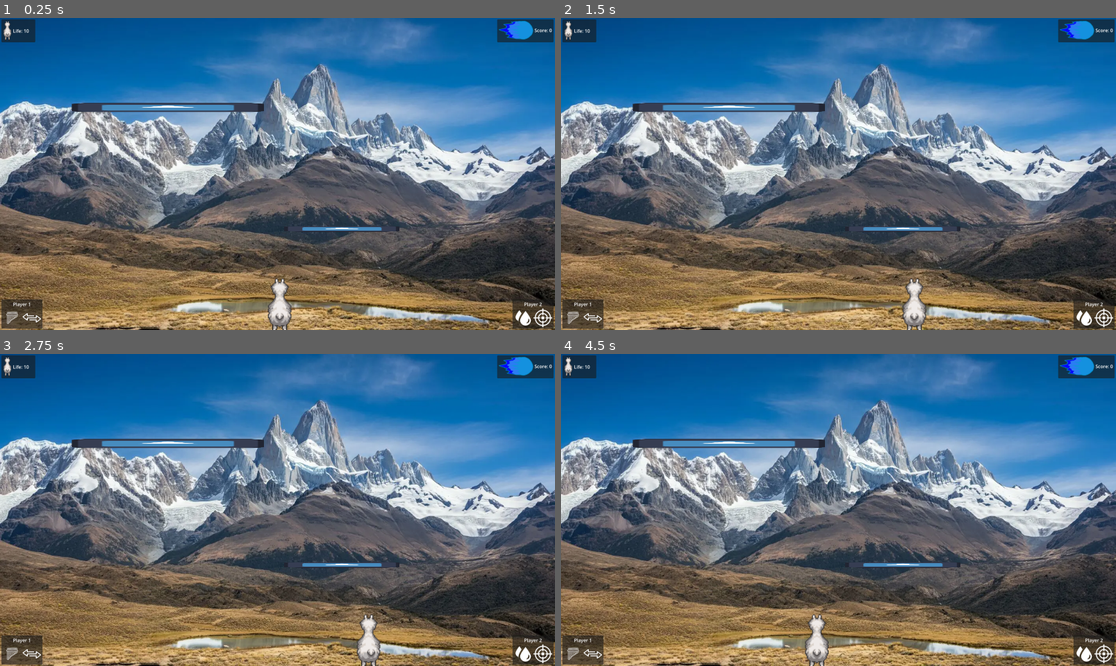
Above: before the commit, frames 1-4 (two rows, left to right).
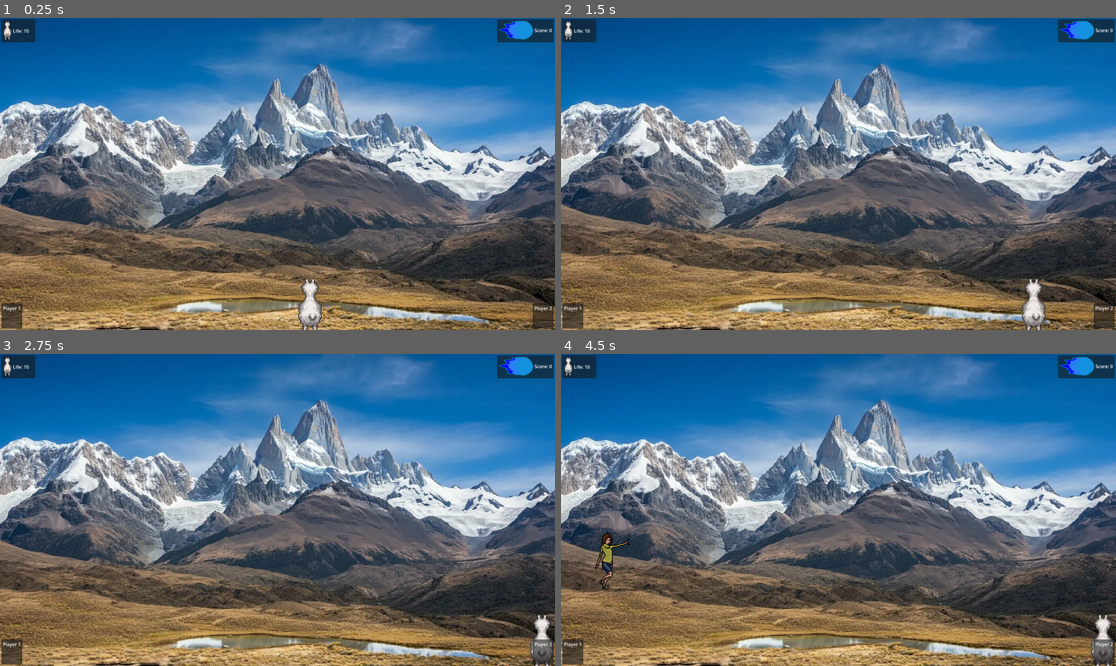
Above: after the commit, the same moments.

Repository: FabienSchmitt/Split
Game: Godot game, scene res://scenes/main/level1.tscn
Two runs of this game, one before a commit and one after it. Both use one fixed random seed, a clock stepped at 60 frames per second and the inputs below. Before the commit the project starts from res://scenes/Tests/main_test.tscn. The engine's default icon, where the game draws it, is replaced by a stand-in: a white triangle on a blue panel in a dark square. Sound files missing from this copy of the repository are replaced by a short silence.
Inputs:
- Up to frame 1 (0.25 s): no input
- Up to frame 2 (1.5 s): hold D (p1_move_right) 0.53-1.28 s; tap Space (p1_shoot) at 0.6 s; tap Down (p1_aim_down, bound only after the commit) at 0.8, 1.35 s; hold A (p1_move_left) from 1.28 s (still down)
- Up to frame 3 (2.75 s): tap Left (p1_aim_left, bound only after the commit) at 1.55, 2.1 s; release A (p1_move_left) at 2.03 s; hold D (p1_move_right) from 2.03 s (still down); tap Right (p1_aim_right, bound only after the commit) at 2.3 s
- Up to frame 4 (4.5 s): release D (p1_move_right) at 2.78 s; hold W (p1_move_up) 2.78-3.53 s; tap Right (p1_aim_right, bound only after the commit) at 2.85 s; tap Up (p1_aim_up, bound only after the commit) at 3.05, 3.6 s; hold A (p1_move_left) from 3.53 s (still down); tap Space (p1_shoot) at 3.8 s; tap Shift (p1_charge) at 4.35 s

The runs differ from the first frame. In frame 1, 3.0% of the frame differs, in the area x 0-100%, y 27-100%; in frame 2, 3.0%; in frame 3, 2.8%; in frame 4, 3.2%.
Error after the commit: Parse Error: Expected variable name after "var". (res://scripts/player/multiplayer_handler.gd:14)

Commit message:
adding new controls

Diff:
--- a/project.godot
+++ b/project.godot
@@ -11,7 +11,7 @@
 [application]
 
 config/name="Sp(l)it"
-run/main_scene="uid://co4gsgq04auk1"
+run/main_scene="uid://23kblqki5r8k"
 config/features=PackedStringArray("4.7", "GL Compatibility")
 boot_splash/bg_color=Color(0, 0, 0, 1)
 boot_splash/show_image=false
@@ -149,6 +149,50 @@
 "events": [Object(InputEventJoypadButton,"resource_local_to_scene":false,"resource_name":"","device":1,"button_index":0,"pressure":0.0,"pressed":false,"script":null)
 ]
 }
+p1_aim_right={
+"deadzone": 0.2,
+"events": [Object(InputEventKey,"resource_local_to_scene":false,"resource_name":"","device":-1,"window_id":0,"alt_pressed":false,"shift_pressed":false,"ctrl_pressed":false,"meta_pressed":false,"pressed":false,"keycode":0,"physical_keycode":4194321,"key_label":0,"unicode":0,"location":0,"echo":false,"script":null)
+, Object(InputEventJoypadMotion,"resource_local_to_scene":false,"resource_name":"","device":0,"axis":2,"axis_value":1.0,"script":null)
+]
+}
+p1_aim_left={
+"deadzone": 0.2,
+"events": [Object(InputEventKey,"resource_local_to_scene":false,"resource_name":"","device":-1,"window_id":0,"alt_pressed":false,"shift_pressed":false,"ctrl_pressed":false,"meta_pressed":false,"pressed":false,"keycode":0,"physical_keycode":4194319,"key_label":0,"unicode":0,"location":0,"echo":false,"script":null)
+, Object(InputEventJoypadMotion,"resource_local_to_scene":false,"resource_name":"","device":0,"axis":2,"axis_value":-1.0,"script":null)
+]
+}
+p1_aim_up={
+"deadzone": 0.2,
+"events": [Object(InputEventKey,"resource_local_to_scene":false,"resource_name":"","device":-1,"window_id":0,"alt_pressed":false,"shift_pressed":false,"ctrl_pressed":false,"meta_pressed":false,"pressed":false,"keycode":0,"physical_keycode":4194320,"key_label":0,"unicode":0,"location":0,"echo":false,"script":null)
+, Object(InputEventJoypadMotion,"resource_local_to_scene":false,"resource_name":"","device":0,"axis":3,"axis_value":-1.0,"script":null)
+]
+}
+p1_aim_down={
+"deadzone": 0.2,
+"events": [Object(InputEventKey,"resource_local_to_scene":false,"resource_name":"","device":-1,"window_id":0,"alt_pressed":false,"shift_pressed":false,"ctrl_pressed":false,"meta_pressed":false,"pressed":false,"keycode":0,"physical_keycode":4194322,"key_label":0,"unicode":0,"location":0,"echo":false,"script":null)
+, Object(InputEventJoypadMotion,"resource_local_to_scene":false,"resource_name":"","device":0,"axis":3,"axis_value":1.0,"script":null)
+]
+}
+p2_aim_right={
+"deadzone": 0.2,
+"events": [Object(InputEventJoypadMotion,"resource_local_to_scene":false,"resource_name":"","device":1,"axis":2,"axis_value":1.0,"script":null)
+]
+}
+p2_aim_left={
+"deadzone": 0.2,
+"events": [Object(InputEventJoypadMotion,"resource_local_to_scene":false,"resource_name":"","device":1,"axis":2,"axis_value":-1.0,"script":null)
+]
+}
+p2_aim_down={
+"deadzone": 0.2,
+"events": [Object(InputEventJoypadMotion,"resource_local_to_scene":false,"resource_name":"","device":1,"axis":3,"axis_value":1.0,"script":null)
+]
+}
+p2_aim_up={
+"deadzone": 0.2,
+"events": [Object(InputEventJoypadMotion,"resource_local_to_scene":false,"resource_name":"","device":1,"axis":3,"axis_value":-1.0,"script":null)
+]
+}
 
 [physics]
 
--- a/scenes/main/level1.tscn
+++ b/scenes/main/level1.tscn
@@ -7,6 +7,7 @@
 [ext_resource type="PackedScene" uid="uid://xks1oo2wbd47" path="res://scenes/tourist_spawn_point.tscn" id="3_g61pb"]
 [ext_resource type="PackedScene" uid="uid://kfklb8l882ft" path="res://scenes/player/playerHUD.tscn" id="4_l3cfh"]
 [ext_resource type="PackedScene" uid="uid://djkrgaur87bom" path="res://scenes/player/coffee_spawner.tscn" id="4_u0c75"]
+[ext_resource type="PackedScene" uid="uid://crkp1mcjjnj04" path="res://scenes/ui/multiplayer_hud.tscn" id="8_0tr4h"]
 
 [sub_resource type="RectangleShape2D" id="RectangleShape2D_tourist_bottom_left"]
 size = Vector2(509, 11.5)
@@ -39,6 +40,7 @@
 
 [node name="Player" parent="." unique_id=848951361 instance=ExtResource("1_iuonh")]
 position = Vector2(0, 462)
+is_multiplayer = true
 
 [node name="CoffeeSpawner" parent="." unique_id=2033986346 instance=ExtResource("4_u0c75")]
 
@@ -173,6 +175,8 @@
 
 [node name="PlayerHud" parent="UI" unique_id=1671160535 instance=ExtResource("4_l3cfh")]
 
+[node name="MultiplayerHUD" parent="UI" unique_id=1016542195 instance=ExtResource("8_0tr4h")]
+
 [editable path="Tourists/Left_bottom/TouristSpawnPoint"]
 [editable path="Tourists/Left_up/TouristSpawnPoint"]
 [editable path="Tourists/Right_bottom/TouristSpawnPoint"]
--- /dev/null
+++ b/scenes/main/main.tscn
@@ -0,0 +1,56 @@
+[gd_scene format=3 uid="uid://b8ifgxbri6gd8"]
+
+[ext_resource type="PackedScene" uid="uid://dlsjbkug74opl" path="res://scenes/player/lama.tscn" id="1_iuonh"]
+[ext_resource type="Texture2D" uid="uid://bywn8rp8ya0l5" path="res://resources/background-with-human.png" id="1_k2fmo"]
+[ext_resource type="PackedScene" uid="uid://cbkbhmpeop5u5" path="res://scenes/ui/ui_manager.tscn" id="2_iuonh"]
+[ext_resource type="PackedScene" uid="uid://kfklb8l882ft" path="res://scenes/player/playerHUD.tscn" id="4_l3cfh"]
+[ext_resource type="PackedScene" uid="uid://crkp1mcjjnj04" path="res://scenes/ui/multiplayer_hud.tscn" id="5_6q06x"]
+
+[sub_resource type="RectangleShape2D" id="RectangleShape2D_lo2sf"]
+size = Vector2(8, 1081)
+
+[sub_resource type="RectangleShape2D" id="RectangleShape2D_3gdql"]
+size = Vector2(1939, 11)
+
+[node name="Main scene" type="Node2D" unique_id=1889810806]
+
+[node name="Camera2D" type="Camera2D" parent="." unique_id=830249753]
+
+[node name="Sprite2D" type="Sprite2D" parent="." unique_id=215720076]
+texture = ExtResource("1_k2fmo")
+
+[node name="Player" parent="." unique_id=848951361 instance=ExtResource("1_iuonh")]
+position = Vector2(0, 462)
+
+[node name="WallLeft" type="Area2D" parent="." unique_id=101412576]
+position = Vector2(-962, 0)
+
+[node name="CollisionShape2D" type="CollisionShape2D" parent="WallLeft" unique_id=761472731]
+position = Vector2(3, -5.5)
+shape = SubResource("RectangleShape2D_lo2sf")
+
+[node name="WallRight" type="Area2D" parent="." unique_id=185674445]
+position = Vector2(960, 0)
+
+[node name="CollisionShape2D" type="CollisionShape2D" parent="WallRight" unique_id=1409025838]
+position = Vector2(3, -5.5)
+shape = SubResource("RectangleShape2D_lo2sf")
+
+[node name="WallUp" type="Area2D" parent="." unique_id=1596785146]
+position = Vector2(0, -538)
+
+[node name="CollisionShape2D" type="CollisionShape2D" parent="WallUp" unique_id=648762603]
+position = Vector2(0.5, -4.5)
+shape = SubResource("RectangleShape2D_3gdql")
+
+[node name="CanvasLayer" type="CanvasLayer" parent="." unique_id=543200367]
+
+[node name="ui_manager" parent="CanvasLayer" unique_id=1183294465 instance=ExtResource("2_iuonh")]
+offset_left = 1.0
+offset_top = -6.0
+offset_right = 1.0
+offset_bottom = -6.0
+
+[node name="PlayerHud" parent="." unique_id=1671160535 instance=ExtResource("4_l3cfh")]
+
+[node name="MultiplayerHUD" parent="." unique_id=497156410 instance=ExtResource("5_6q06x")]
--- a/scripts/autoload/game_manager.gd
+++ b/scripts/autoload/game_manager.gd
@@ -54,3 +54,6 @@
 	if is_game_over:
 		return
 	current_life += value
+
+func change_player_control():
+	MultiplayerHandler.mix_controller()
--- a/scripts/player/multiplayer_handler.gd
+++ b/scripts/player/multiplayer_handler.gd
@@ -1,16 +1,22 @@
 extends Node
 
-enum ACTION {SHOOT, MOVE, AIM, CHARGE}
-enum PLAYER {ONE, TWO}
+enum ACTION {SHOOT, MOVE, AIM, CHARGE, SHUFFLE}
+enum PLAYER {ONE, TWO, UNDEFINED}
 
 var  player_actions: Dictionary[ACTION, PLAYER] = {
 	ACTION.SHOOT:  PLAYER.TWO,
 	ACTION.MOVE: PLAYER.ONE,
 	ACTION.AIM: PLAYER.TWO,
-	ACTION.CHARGE: PLAYER.ONE
+	ACTION.CHARGE: PLAYER.ONE,
+	ACTION.SHUFFLE: PLAYER.UNDEFINED
 }
 
+var
+
+var is_singleplayer := false
+
 func set_single_player():
+	is_singleplayer = true
 	for pa_key in player_actions.keys():
 		player_actions.set(pa_key, PLAYER.ONE)
 
@@ -38,14 +44,26 @@
 		Input.is_action_just_released("p2_charge") && player_actions.get(ACTION.CHARGE) == PLAYER.TWO:
 		lama.stop_charging()
 
+	# Shuffle
+	if Input.is_action_just_pressed("p1_shuffle") && player_actions.get(ACTION.SHUFFLE) == PLAYER.ONE || \
+		Input.is_action_just_pressed("p2_shuffle") && player_actions.get(ACTION.SHUFFLE) == PLAYER.TWO:
+		pass # need to shuffle and stuff.
+
 func compute_spit_direction(lama: Lama) -> Vector2:
 
-	var input_vector := Input.get_vector("p1_move_left", "p1_move_right", "p1_move_up", "p1_move_down") \
+	var input_vector := Input.get_vector("p1_aim_left", "p1_aim_right", "p1_aim_up", "p1_aim_down") \
 		if  player_actions.get(ACTION.AIM) == PLAYER.ONE else \
-		 Input.get_vector("p2_move_left", "p2_move_right", "p2_move_up", "p2_move_down")
+		 Input.get_vector("p2_aim_left", "p2_aim_right", "p2_aim_up", "p2_aim_down")
 
 	if input_vector == Vector2.ZERO:
 		input_vector = Vector2(lama.lama_facing_direction, 0)
 	else:
 		input_vector = input_vector.normalized()
 	return input_vector
+
+
+func mix_controller():
+	if is_singleplayer: return
+	for pa_key in player_actions.keys():
+		var player = randi_range(PLAYER.ONE, PLAYER.TWO)
+		player_actions.set(pa_key, player)
--- a/scripts/ui/multiplayer_hud.gd
+++ b/scripts/ui/multiplayer_hud.gd
@@ -23,7 +23,7 @@
 		var container = create_empty_icon_container(ICONS.get(icon_key))
 		if player == MultiplayerHandler.PLAYER.ONE:
 			player1_container.add_child(container)
-		else:
+		elif player == MultiplayerHandler.PLAYER.TWO
 			player2_container.add_child(container)
 
 
Binary file added: assets/icons/shuffle.png
Not shown, added: assets/icons/shuffle.png.import
